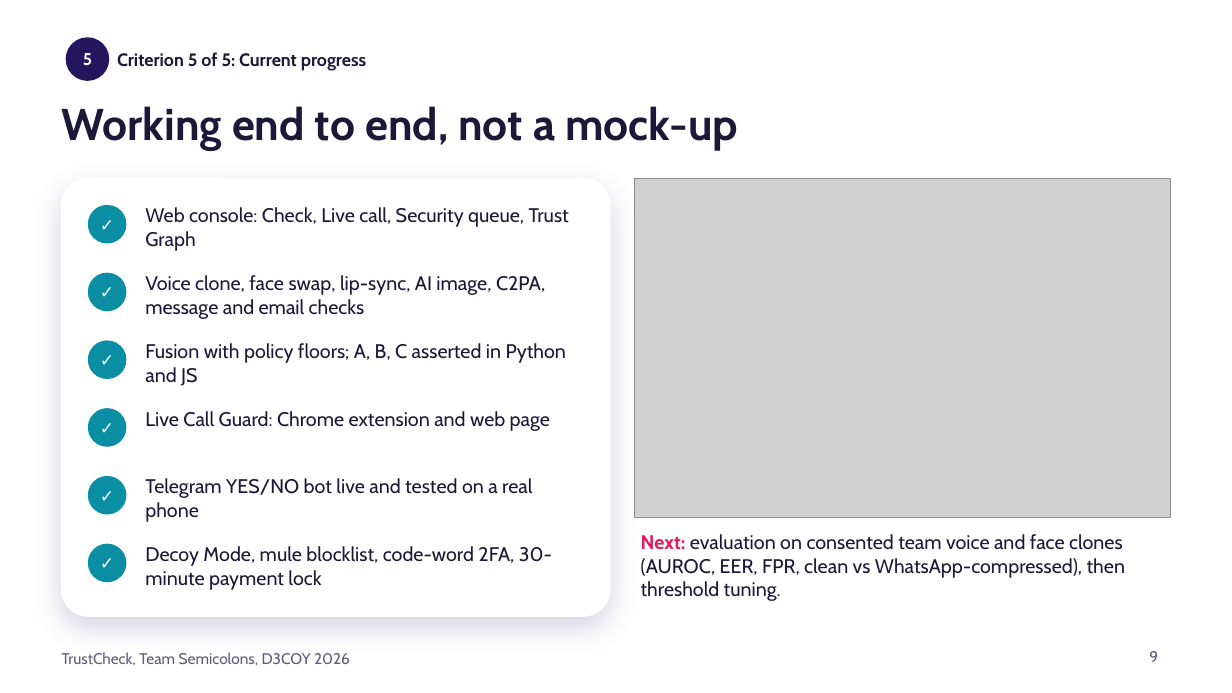
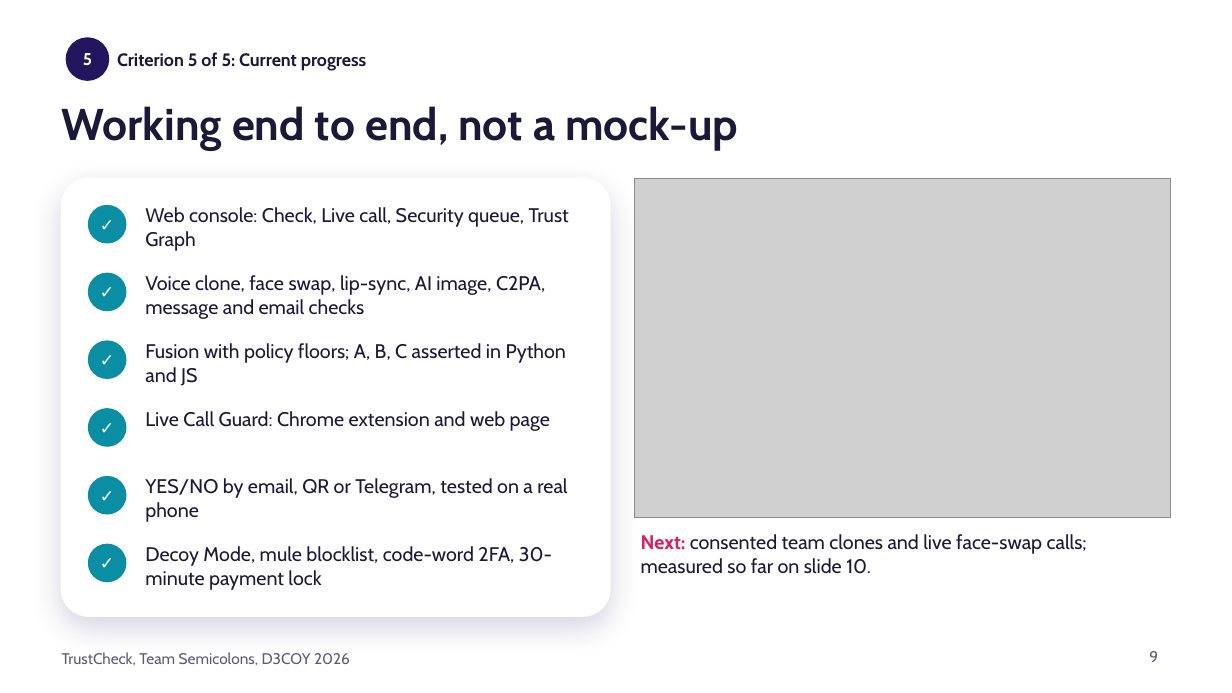
Before and after one commit to D3C0Y-1-0/Semicolons_D3C0Y_DhruvPatel, a slide deck: slide 9 of docs/TrustCheck_pitch.pptx. Drawn at 1232x693 pixels with LibreOffice and Linux fonts; fonts in the diff are those of the drawing; grey boxes stand for pictures; background and template pictures are left out. Boxes give left, top, right and bottom in pixels: in the first picture for what was removed or moved away, otherwise in the second. Text is boxed around its words. In the diff, an @@ line names an element or a change of style, - is before the commit and + after.

```diff
--- a/docs/TrustCheck_pitch.pptx
+++ b/docs/TrustCheck_pitch.pptx
@@ text at [145, 478, 567, 522]: text changed @@
-Telegram YES/NO bot live and tested on a real phone
+YES/NO by email, QR or Telegram, tested on a real phone
@@ text at [641, 534, 1087, 574]: text changed @@
-Next: evaluation on consented team voice and face clones (AUROC, EER, FPR, clean vs WhatsApp-compressed), then threshold tuning.
+Next: consented team clones and live face-swap calls; measured so far on slide 10.
```
Also in this commit, not shown: 4 other slides changed, 5 other files.
